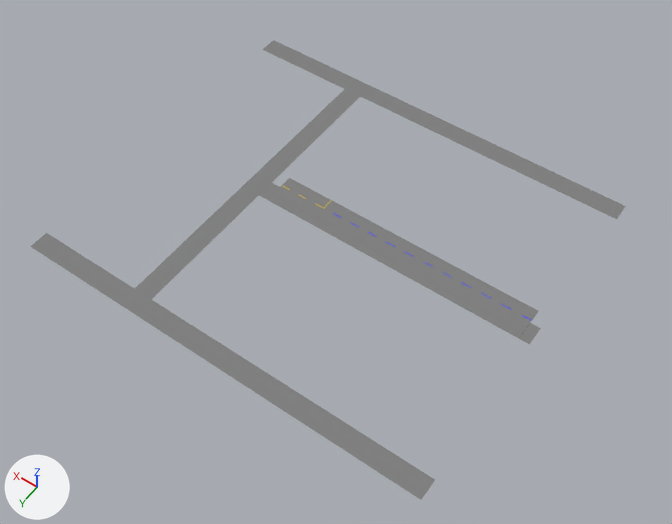
The Blender file assets/models/districts/inmaculada/roads_inmaculada.blend: old version first, new version second.
Camera for both pictures: a camera (50 mm lens) standing at (-23.3, 124.6, 132.0) and looking at (37.9, 38.9, -2.7). The lights are fixed; the arrows at lower left show +X, +Y and +Z. The older version comes first. Objects named as collision shapes, trigger or cutter boxes, shadow casters or lower levels of detail are left out.

The first picture shows 'Roads'.
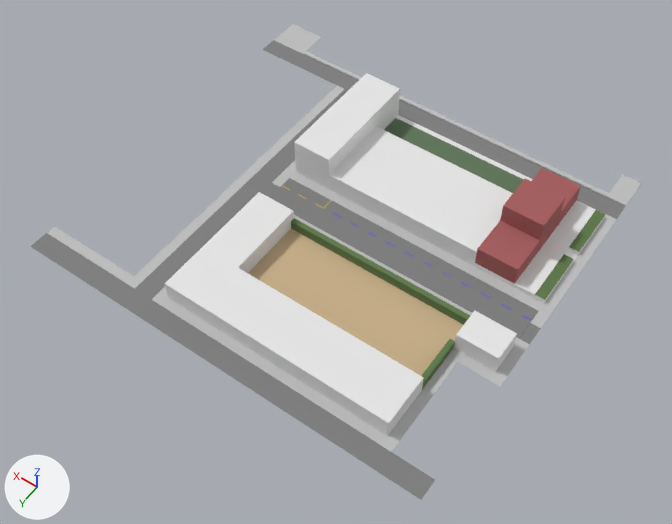
Location of each change, (x1, y1, x2, y2) in pixels of the pictures (672 x 524 px):
'Kindergarten', added
    after: (165, 192, 517, 436)
    faces in mat_facade_002 (white #e7e7e7): (165, 192, 517, 436)
    faces in mat_playground (beige #c9b08a): (248, 229, 463, 376)
    faces in mat_bush (dark green #5f7a4a): (291, 218, 470, 389)
'Hospital', added
    after: (294, 73, 533, 266)
    faces in mat_facade_001 (white #e7e7e7): (294, 73, 533, 266)
    faces in mat_grass (greyish green #60765a): (384, 118, 524, 193)
'Sidewalk', shown
    after: (47, 24, 642, 452)
'Casa', added
    after: (474, 168, 606, 303)
    faces in mat_facade (brown #a65d5d): (475, 168, 581, 284)
    faces in mat_stone (white #e7e7e7): (474, 200, 605, 303)
    faces in mat_garden (dark green #5f7a4a): (535, 210, 606, 300)

What changed in the scene script:
```text
Add mat_facade_002:
    mat_facade_002 = principled_material('Facade.002')
    mat_facade_002.base_color = (0.8, 0.8, 0.8)  # white #e7e7e7
    mat_facade_002.roughness = 1.0
Add mat_bush:
    mat_bush = principled_material('Bush')
    mat_bush.base_color = (0.114, 0.195, 0.0685)  # dark green #5f7a4a
    mat_bush.roughness = 1.0
Add mat_playground:
    mat_playground = principled_material('Playground')
    mat_playground.base_color = (0.584, 0.434, 0.254)  # beige #c9b08a
    mat_playground.roughness = 1.0
Add mat_grass:
    mat_grass = principled_material('Grass')
    mat_grass.base_color = (0.117, 0.181, 0.102)  # greyish green #60765a
    mat_grass.roughness = 1.0
Add mat_facade_001:
    mat_facade_001 = principled_material('Facade.001')
    mat_facade_001.base_color = (0.8, 0.8, 0.8)  # white #e7e7e7
    mat_facade_001.roughness = 1.0
Add mat_stone:
    mat_stone = principled_material('Stone')
    mat_stone.base_color = (0.8, 0.8, 0.8)  # white #e7e7e7
    mat_stone.roughness = 1.0
Add mat_garden:
    mat_garden = principled_material('Garden')
    mat_garden.base_color = (0.114, 0.195, 0.0685)  # dark green #5f7a4a
    mat_garden.roughness = 1.0
Add mat_facade:
    mat_facade = principled_material('Facade')
    mat_facade.base_color = (0.381, 0.109, 0.109)  # brown #a65d5d
    mat_facade.roughness = 1.0
Add me_plane_005:
    me_plane_005.from_pydata(...)  # 91 vertices, 69 faces; spans x -4.0..50.0, y 0.0..26.0, z 0.0..4.0
    # faces by material slot: [50, 16, 3]
    me_plane_005.materials.append(mat_facade_002)  # white #e7e7e7
    me_plane_005.materials.append(mat_bush)  # dark green #5f7a4a
    me_plane_005.materials.append(mat_playground)  # beige #c9b08a
Add me_plane_003:
    me_plane_003.from_pydata(...)  # 21 vertices, 12 faces; spans x -4.0..36.0, y 0.0..24.0, z 0.0..8.0
    # faces by material slot: [11, 1]
    me_plane_003.materials.append(mat_facade_001)  # white #e7e7e7
    me_plane_003.materials.append(mat_grass)  # greyish green #60765a
Add me_plane:
    me_plane.from_pydata(...)  # 38 vertices, 26 faces; spans x -3.0..3.0, y -1.5..2.0, z 0.0..2.25
    # faces by material slot: [14, 2, 10]
    me_plane.materials.append(mat_facade)  # brown #a65d5d
    me_plane.materials.append(mat_garden)  # dark green #5f7a4a
    me_plane.materials.append(mat_stone)  # white #e7e7e7
Change ob_sidewalk:
    remove ob_sidewalk.hide_set(True)
Add ob_kindergarten:
    ob_kindergarten = bpy.data.objects.new('Kindergarten', me_plane_005)
    ob_kindergarten.location = (6.0, 38.0, 0.0)
Add ob_hospital:
    ob_hospital = bpy.data.objects.new('Hospital', me_plane_003)
    ob_hospital.location = (52.0, 27.0, 0.0)
    ob_hospital.rotation_euler = (0.0, 0.0, 3.142)  # degrees (0, 0, 180)
Add ob_casa:
    ob_casa = bpy.data.objects.new('Casa', me_plane)
    ob_casa.location = (8.0, 15.0, 0.0)
    ob_casa.rotation_euler = (0.0, 0.0, -1.571)  # degrees (0, 0, -90)
    ob_casa.scale = (4.0, 4.0, 4.0)
```
